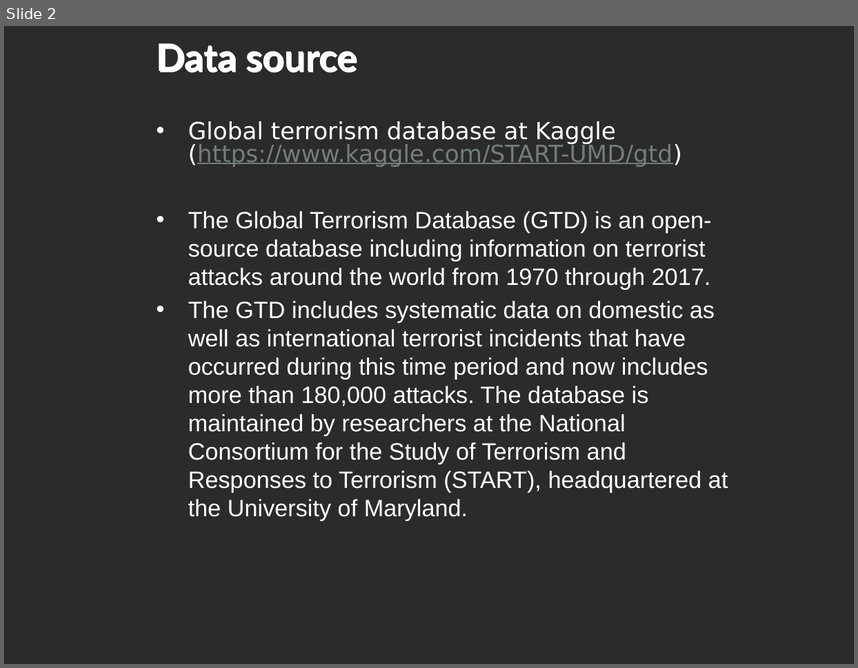
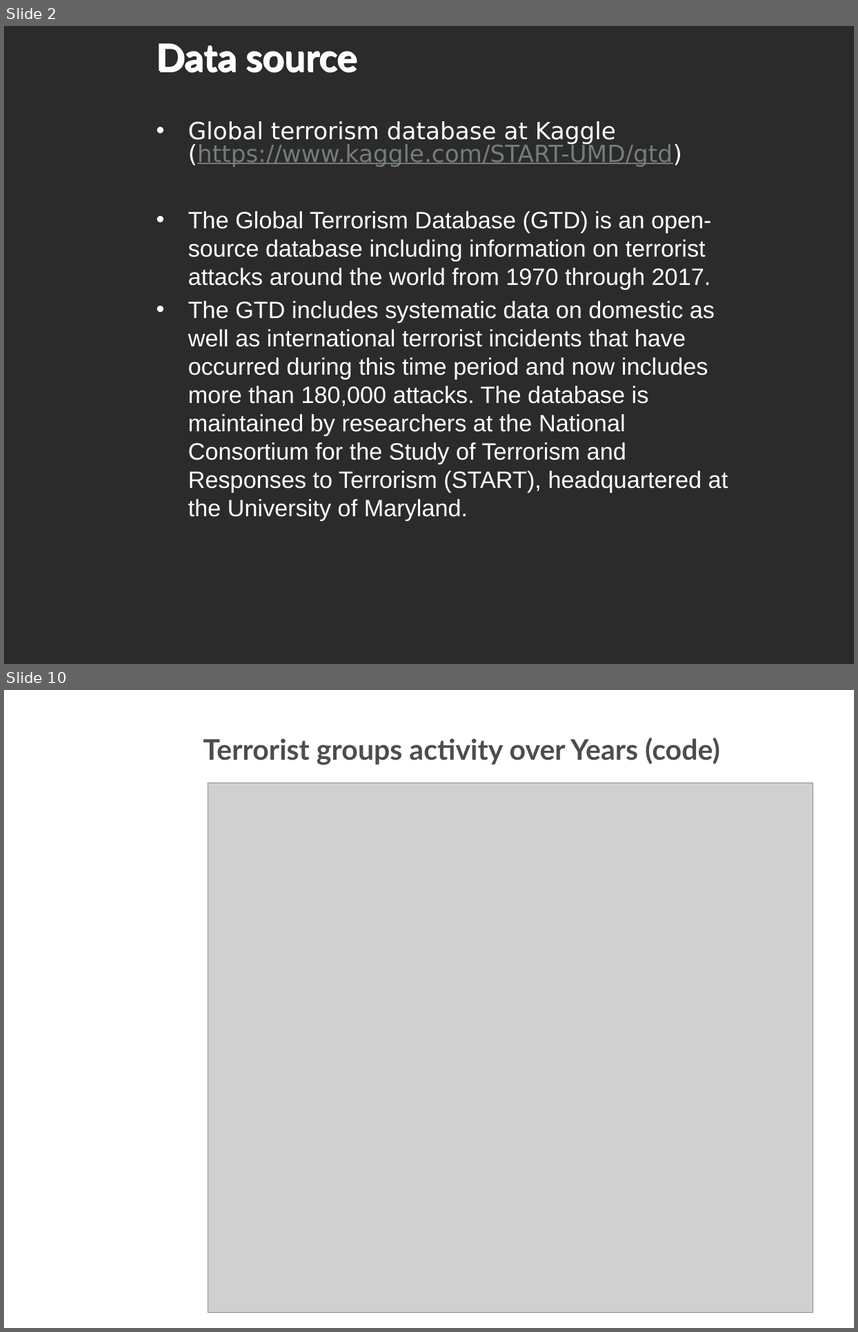
Before and after one commit to ImAFK/NTUST-Big-Terrorism, a slide deck: BigDataSlides.pptx. Shown one above the other, each under a label of ours: slide 2 before the commit, slides 2 and 10 after it; the slides between them are not shown. The pictures are 858x668 and 858x1332 pixels, drawn with LibreOffice and Linux fonts; fonts in the diff are those of the drawing; grey boxes stand for pictures; background and template pictures are left out; a plain dark background stands for a picture behind light text. Boxes give left, top, right and bottom in pixels: in the first picture for what was removed or moved away, otherwise in the second. Text is boxed around its words. In the diff, an @@ line names an element or a change of style, - is before the commit and + after.

```diff
--- a/BigDataSlides.pptx
+++ b/BigDataSlides.pptx
@@ slide 10 added at box(4, 690, 854, 1328), background picture (left out) @@
@@ text added at box(203, 738, 720, 765), 24 pt, text #4D4D4D, bold @@
+Terrorist groups activity over Years (code)
@@ picture added at box(208, 782, 813, 1312) @@
```
Also in this commit, not shown: 2 other slides changed, 9 other slides added.
